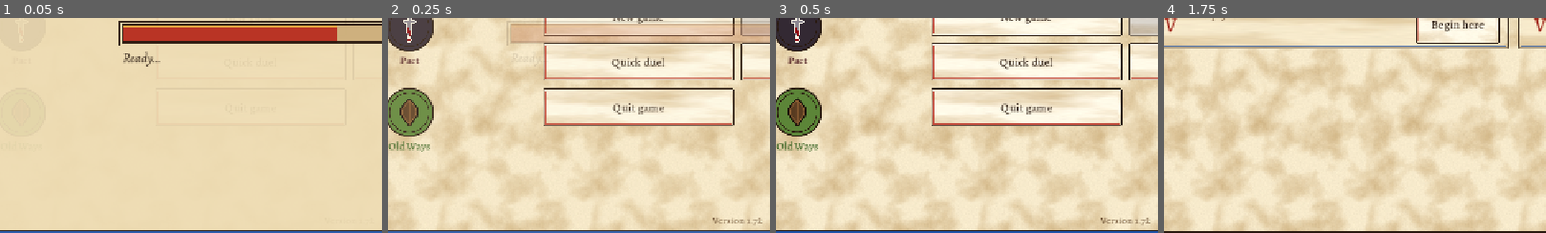
Above: before the commit, frames 1-4 (left to right).
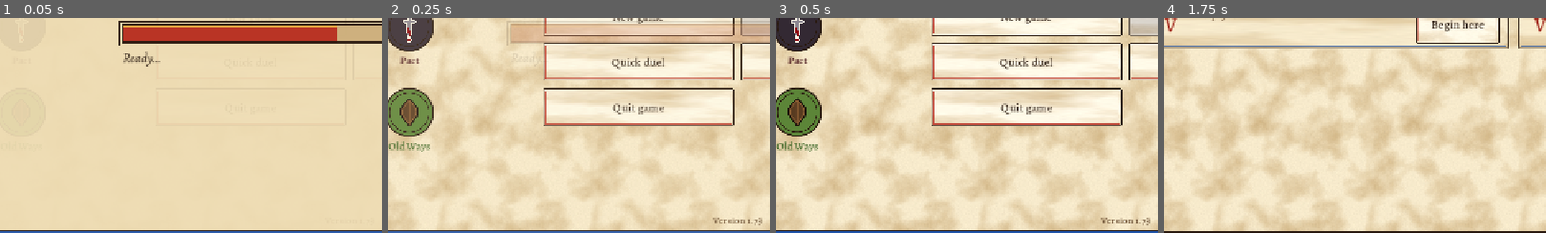
Above: after the commit, the same moments.

Repository: cavaleirobrancopensante/TCG-RPG
Game: Godot game, scene res://scenes/main.tscn
Same seed, same stepped clock (60 frames per second), same inputs: the game is played once before the commit and once after it.
Inputs:
- Up to frame 1 (0.05 s): no input
- Up to frame 2 (0.25 s): no input
- Up to frame 3 (0.5 s): no input
- Up to frame 4 (1.75 s): click "New game" at 0.5 s; click "New game" at 1.25 s
The pictures show only the part of the screen within x 4-54%, y 48-98%; the shares and areas given below are measured in that part.

The runs differ from the first frame. In frame 2, 0.1% of the frame differs, in the area x 85-98%, y 92-97%; in frame 3, 0.1%; in frame 4, nothing differs.

Commit message:
1.73: scroll bars for a crowded field and hand
Co-Authored-By: Claude Opus 5.5 <noreply@anthropic.com>
Claude-Session: https://claude.ai/code/session_01HitH66itUkjde1DxHgtaC5

Diff:
--- a/project.godot
+++ b/project.godot
@@ -12,7 +12,7 @@
 
 config/name="TCG-RPG"
 config/description="A card-battle RPG: MTG-style rules, Yu-Gi-Oh!-style summons, open world."
-config/version="1.72"
+config/version="1.73"
 run/main_scene="res://scenes/main.tscn"
 config/features=PackedStringArray("4.7", "GL Compatibility")
 boot_splash/bg_color=Color(0.93, 0.86, 0.7, 1)
--- a/scripts/battle/battle_scene.gd
+++ b/scripts/battle/battle_scene.gd
@@ -253,7 +253,17 @@
 	hand_box.scene = self
 	hand_box.custom_minimum_size.y = CardView.BASE.y * HAND_SCALE + 8
 	hand_box.size_flags_horizontal = Control.SIZE_EXPAND_FILL
-	bottom.add_child(hand_box)
+	hand_box.size_flags_vertical = Control.SIZE_EXPAND_FILL
+	# a crowded hand scrolls sideways, with its bar showing, instead of squeezing the cards
+	hand_scroll = ScrollContainer.new()
+	hand_scroll.name = "HandScroll"
+	hand_scroll.size_flags_horizontal = Control.SIZE_EXPAND_FILL
+	hand_scroll.vertical_scroll_mode = ScrollContainer.SCROLL_MODE_DISABLED
+	hand_scroll.horizontal_scroll_mode = ScrollContainer.SCROLL_MODE_AUTO
+	hand_scroll.add_child(hand_box)
+	bottom.add_child(hand_scroll)
+	hand_scroll.resized.connect(func(): hand_box.arrange())
+	DragScroll.attach(self, hand_scroll)
 	_strips.append(bottom)
 
 	stack_view = StackView.new()
@@ -284,6 +294,7 @@
 const LOG_MIN_W := 220.0         # the log keeps at least this much of the middle bar
 var fig_zoom := 1.0              # battlefield figures, fitted to the screen's height
 var hand_scale := HAND_SCALE
+var hand_scroll: ScrollContainer
 var _enemy_bar: HBoxContainer
 var _enemy_row: HBoxContainer
 var _player_row: HBoxContainer
@@ -318,9 +329,10 @@
 	var hand_h := CardView.BASE.y * hand_scale + 14.0
 	var bottom_h := maxf(hand_h, _player_col.get_combined_minimum_size().y)
 	var field_h := floorf((avail - bar_h - mid_h - bottom_h) / 2.0)
-	fig_zoom = clampf((field_h - 6.0) / BattleCard.CARD.y, FIG_MIN, 1.0)
+	fig_zoom = clampf((field_h - 6.0 - SCROLL_BAR_H) / BattleCard.CARD.y, FIG_MIN, 1.0)
 	var land_zoom := clampf(field_h / LandStrip.BASE_H, FIG_MIN, 1.0)
 	hand_box.custom_minimum_size.y = hand_h
+	hand_scroll.custom_minimum_size.y = hand_h + SCROLL_BAR_H
 	for row in [_enemy_row, _player_row]:
 		row.custom_minimum_size.y = minf(field_h, BattleCard.CARD.y * fig_zoom + 8.0)
 		row.size_flags_vertical = Control.SIZE_EXPAND_FILL
@@ -572,6 +584,7 @@
 	field.size_flags_vertical = Control.SIZE_EXPAND_FILL
 	sc.add_child(field)
 	row.add_child(sc)
+	DragScroll.attach(self, sc)
 	sc.resized.connect(func(): if st != null: _restack(1 if field == enemy_field else 0))
 	return row
 
@@ -877,6 +890,7 @@
 const STACK_MAX := 4
 const TOKEN_STACK_MAX := 10
 const STACK_STEP := Vector2(24, 0)
+const SCROLL_BAR_H := 12.0        # room kept under a row that may scroll, for its bar
 const FIT_MIN := 0.62            # cards shrink to this much of their size before the row scrolls
 var side_zoom := [1.0, 1.0]
 const TOKEN_STEP := Vector2(14, 0)
@@ -926,7 +940,6 @@
 	if avail > 10.0 and need > avail:
 		z = maxf(fig_zoom * FIT_MIN, fig_zoom * avail / need)
 	side_zoom[i] = z
-	field.custom_minimum_size.x = need * z / fig_zoom if avail > 10.0 and need * z / fig_zoom > avail else 0.0
 	for k in range(slots.size()):
 		if k >= groups.size():
 			slots[k].queue_free()      # its live figures were moved to other stacks above
@@ -936,6 +949,11 @@
 		for u in uids:
 			figures[u].set_zoom(z)
 		slots[k].arrange(uids.map(func(u): return figures[u]), (TOKEN_STEP if tok else STACK_STEP) * z, z)
+	# still too many at the smallest size: the row grows past the screen and scrolls, its bar showing
+	var width := 0.0
+	for k in mini(slots.size(), groups.size()):
+		width += slots[k].custom_minimum_size.x + 6.0
+	field.custom_minimum_size.x = width + 6.0 if avail > 10.0 and width > avail else 0.0
 	field.queue_sort()
 
 
@@ -1332,8 +1350,17 @@
 		if cards.is_empty():
 			return
 		var widths: Array = cards.map(func(c): return (c as Control).size.x)
+		# more cards than fit: the row grows past the screen and scrolls, its bar showing
+		var sc := get_parent() as ScrollContainer
+		var avail: float = sc.size.x if sc else size.x
+		var total := 16.0
+		for w in widths:
+			total += float(w) + 16.0
+		var want := total if total > avail + 1.0 else 0.0
+		if not is_equal_approx(custom_minimum_size.x, want):
+			custom_minimum_size.x = want
 		var mid := scene._screen_mid_in(self) if scene else size.x * 0.5
-		var xs := BattleScene.spread(widths, size.x - 16.0, mid - 8.0, 16.0)   # room for the glow between cards
+		var xs := BattleScene.spread(widths, maxf(size.x, want) - 16.0, mid - 8.0, 16.0)   # room for the glow between cards
 		for k in cards.size():
 			var c: Control = cards[k]
 			c.position = Vector2(xs[k] + 8.0, maxf(0.0, (size.y - c.size.y) * 0.5))
--- a/tests/battlefield_shots.gd
+++ b/tests/battlefield_shots.gd
@@ -84,6 +84,8 @@
 	await _shot("battlefield")
 	for id in ["proto_c_angel", "proto_c_confessor", "proto_rv_brawler", "proto_rv_masked", "proto_rv_host", "proto_st_ephebe", "proto_st_scholarch", "proto_st_watchman", "proto_st_lochagos", "proto_rv_lord"]:
 		_add(st, 0, id)
+	st.side(0).hand = ["proto_c_censure", "proto_c_exorcism", "proto_c_confessor", "land_sanctum", "proto_c_angel", "proto_c_index",
+		"proto_c_keeper", "proto_c_pilgrim", "proto_c_thurifer", "land_sanctum"]
 	b.refresh()
 	await _shot("crowded")
 	get_tree().quit()
Not shown, changed: README.md
